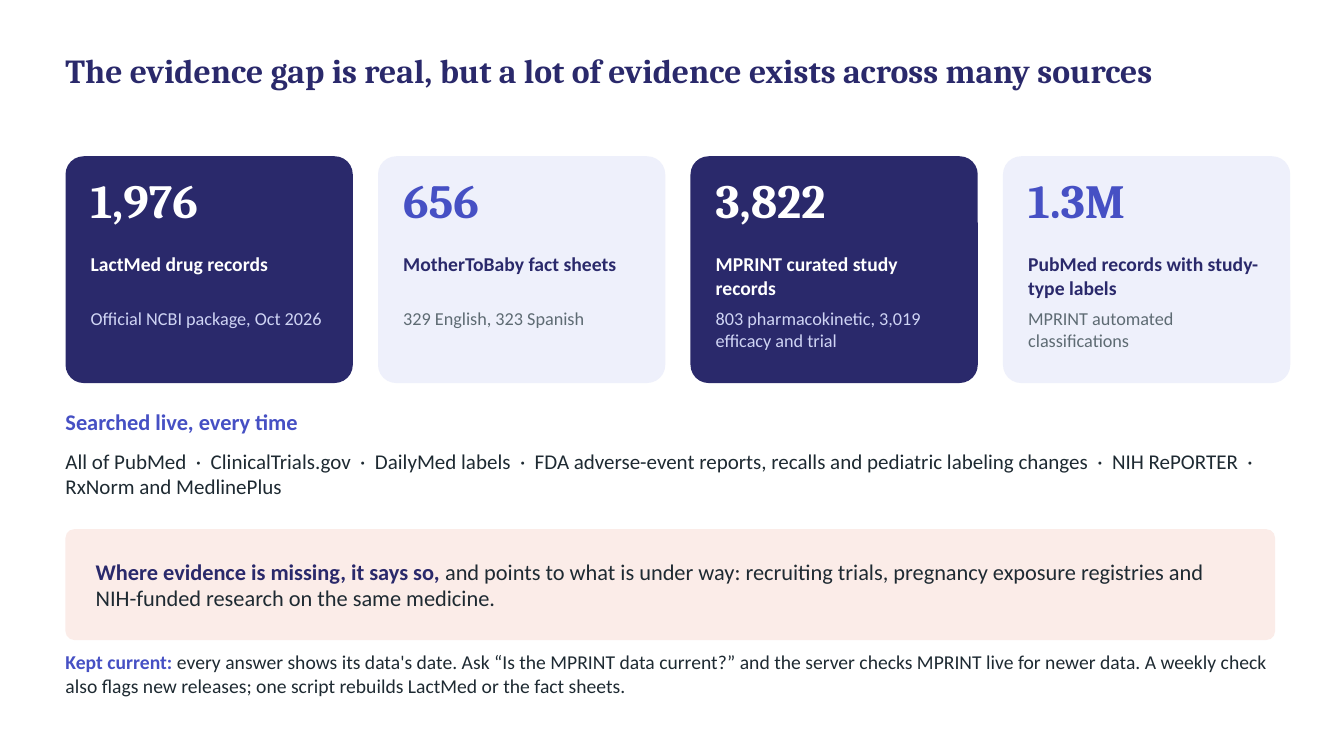
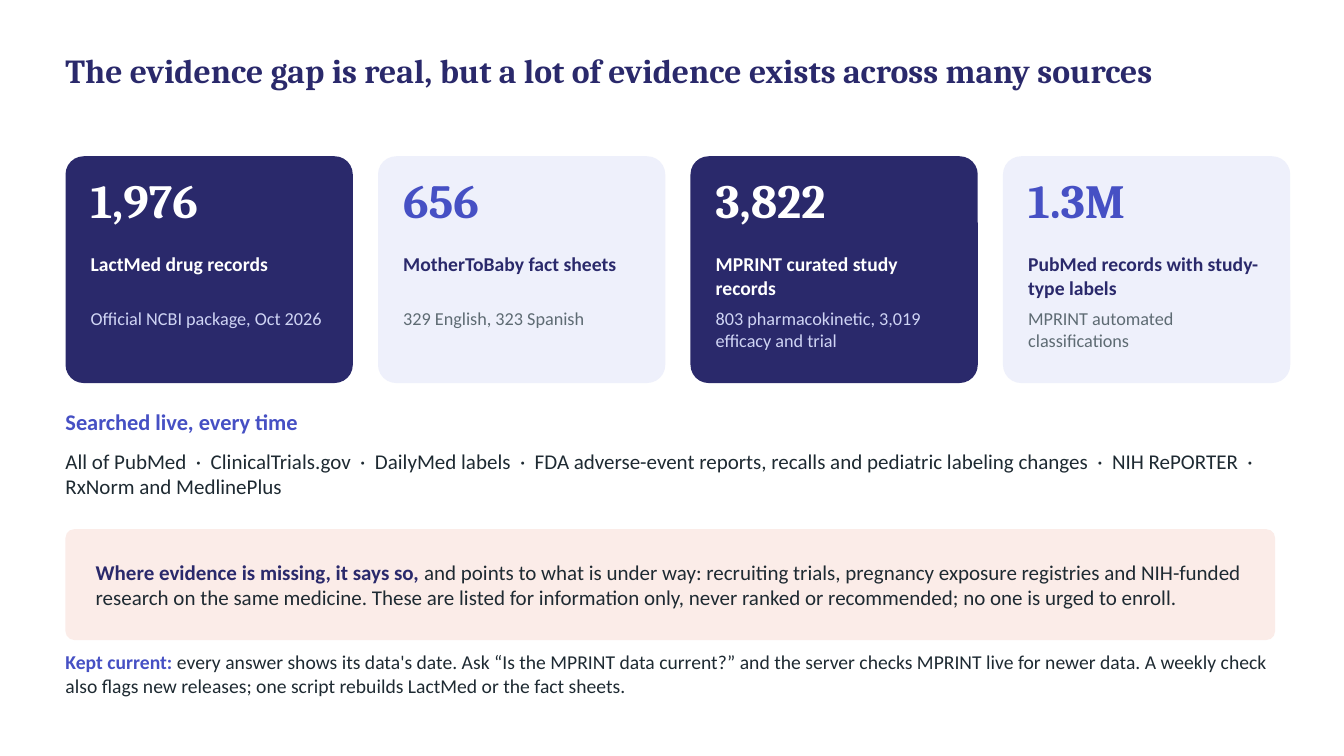
Before and after one commit to gpiat333/Parent-Child-Pharmacology-MCP, a slide deck: slide 6 of presentation/Parent-child Pharmacology MCP — Demo slides.pptx. Drawn at 1344x756 pixels with LibreOffice and Linux fonts; fonts in the diff are those of the drawing. Boxes give left, top, right and bottom in pixels: in the first picture for what was removed or moved away, otherwise in the second. Text is boxed around its words. In the diff, an @@ line names an element or a change of style, - is before the commit and + after.

```diff
--- a/presentation/Parent-child Pharmacology MCP — Demo slides.pptx
+++ b/presentation/Parent-child Pharmacology MCP — Demo slides.pptx
@@ text at box(96, 565, 1240, 609): text changed; size 16 to 15 pt @@
-Where evidence is missing, it says so, and points to what is under way: recruiting trials, pregnancy exposure registries and NIH-funded research on the same medicine.
+Where evidence is missing, it says so, and points to what is under way: recruiting trials, pregnancy exposure registries and NIH-funded research on the same medicine. These are listed for information only, never ranked or recommended; no one is urged to enroll.
```
Also in this commit, not shown: 2 other slides changed, 1 slide added, 7 other files.
